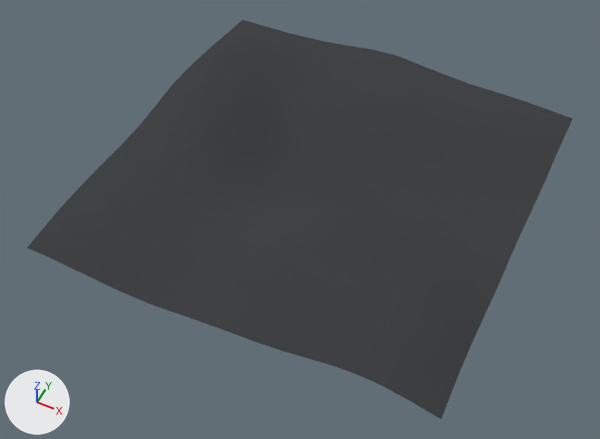
One commit to the Blender file moon surface.blend: the scene before it, then after it.
Both versions are drawn from a 50 mm camera at (48.0, -105.0, 117.1) aimed at (-0.7, -7.5, -4.8). Every picture has the same lights, and +X, +Y and +Z are marked at lower left.

The older version as bpy lines, for what is in view:
```python
ob_crater = bpy.data.objects.new('Crater', me_torus_001)
ob_crater.location = (0.0, 5.8, -3.6)
ob_crater_001 = bpy.data.objects.new('Crater.001', me_torus_002)
ob_crater_001.location = (-14.1, -14.9, 1.2)
ob_crater_001.rotation_euler = (-0.112, 0.108, 0.0448)  # degrees (-6.4, 6.2, 2.6)
ob_crater_001.scale = (2.11, 2.11, 2.11)
ob_crater_002 = bpy.data.objects.new('Crater.002', me_torus_003)
ob_crater_002.location = (27.4, 0.1, -0.9)
ob_crater_002.rotation_euler = (-0.0747, -0.0118, -0.117)  # degrees (-4.3, -0.7, -6.7)
ob_crater_002.scale = (1.84, 1.84, 1.84)
ob_crater_004 = bpy.data.objects.new('Crater.004', me_torus_005)
ob_crater_004.location = (-24.6, 17.2, 0.2)
ob_crater_004.scale = (0.36, 0.36, 0.36)
ob_crater_005 = bpy.data.objects.new('Crater.005', me_torus_006)
ob_crater_005.location = (-12.3, 26.9, -0.9)
ob_crater_005.rotation_euler = (0.159, -0.0655, 0.0192)  # degrees (9.1, -3.8, 1.1)
ob_crater_005.scale = (0.387, 0.387, 0.387)
ob_crater_006 = bpy.data.objects.new('Crater.006', me_torus_007)
ob_crater_006.location = (23.0, -22.3, 5.8)
ob_crater_006.scale = (0.562, 0.562, 0.562)
ob_crater_007 = bpy.data.objects.new('Crater.007', me_torus_008)
ob_crater_007.location = (16.8, 17.2, 0.6)
ob_crater_007.rotation_euler = (0.597, -0.126, 0.346)  # degrees (34, -7.2, 20)
ob_crater_007.scale = (0.36, 0.36, 0.36)
ob_crater_009 = bpy.data.objects.new('Crater.009', me_torus_010)
ob_crater_009.location = (-27.8, 36.7, 0.5)
ob_plane = bpy.data.objects.new('Plane', me_plane_001)
ob_plane.location = (0.0, 0.0, 0.0)
ob_plane.scale = (40.0, 40.0, 40.0)
```
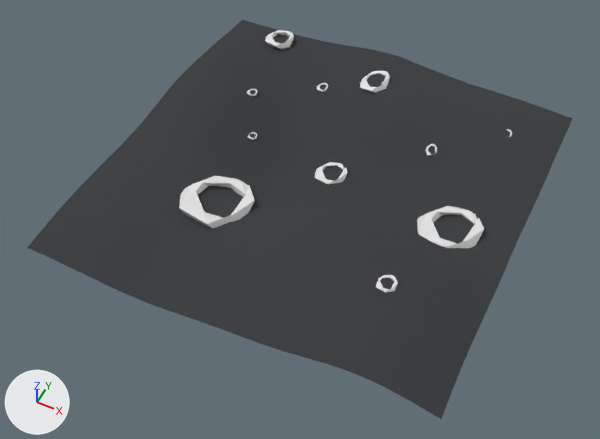
Boxes (x1, y1, x2, y2) around the edits, measured in the pictures (600 x 439 px):
'Crater.001', shown: after (179, 176, 255, 228)
'Crater.002', shown: after (417, 206, 484, 248)
'Crater', shown: after (315, 162, 348, 184)
'Crater.009', shown: after (265, 30, 294, 49)
'Crater.010', shown: after (360, 70, 390, 93)
'Crater.006', shown: after (376, 275, 398, 293)
'Crater.007', shown: after (425, 144, 437, 155)
'Crater.005', shown: after (317, 83, 328, 92)
'Crater.004', shown: after (247, 89, 258, 96)

What the commit changed:
Object 'Crater' (ob_crater) is now shown.
Object 'Crater.001' (ob_crater_001) is now shown.
Object 'Crater.002' (ob_crater_002) is now shown.
Object 'Crater.004' (ob_crater_004) is now shown.
Object 'Crater.005' (ob_crater_005) is now shown.
Object 'Crater.006' (ob_crater_006) is now shown.
Object 'Crater.007' (ob_crater_007) is now shown.
Object 'Crater.009' (ob_crater_009) is now shown.
Object 'Crater.010' (ob_crater_010) is now shown.
